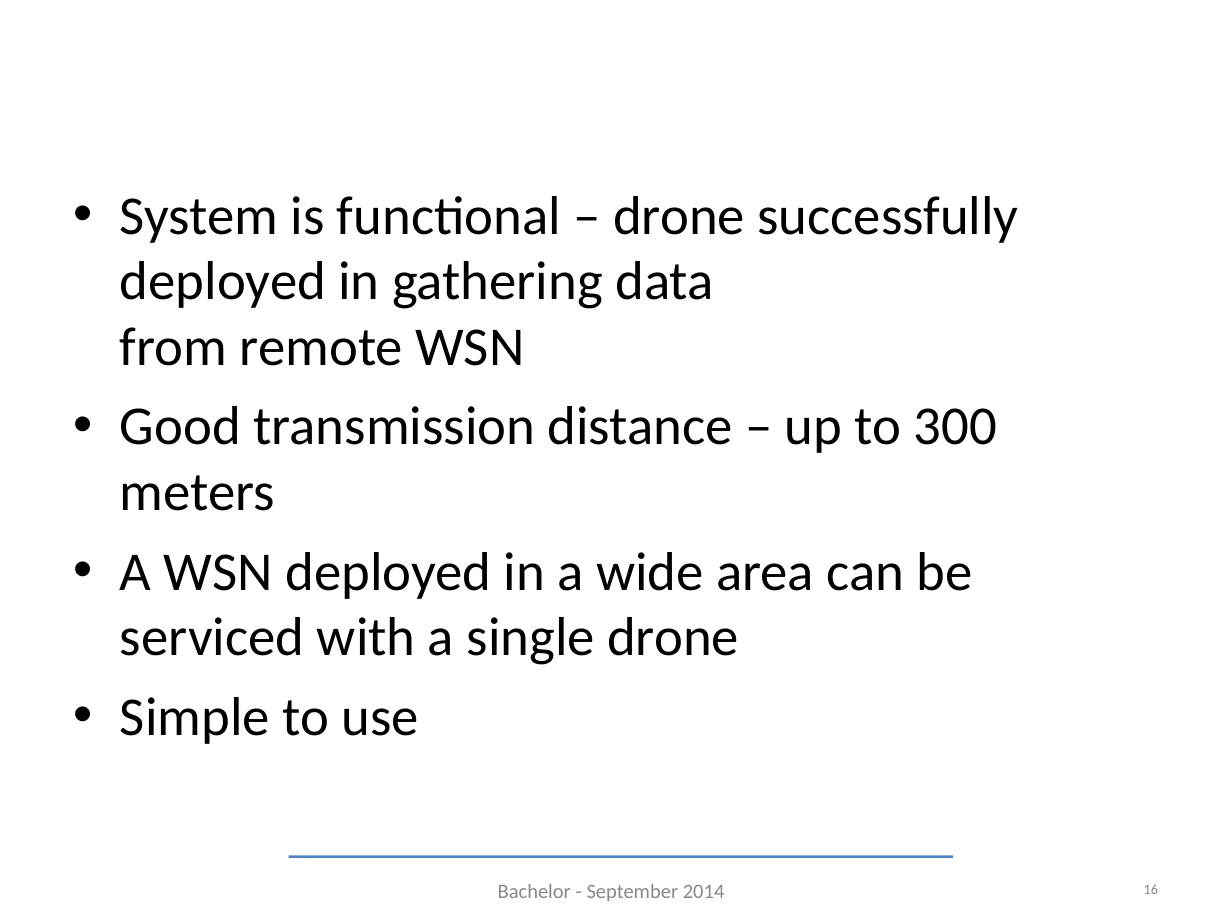
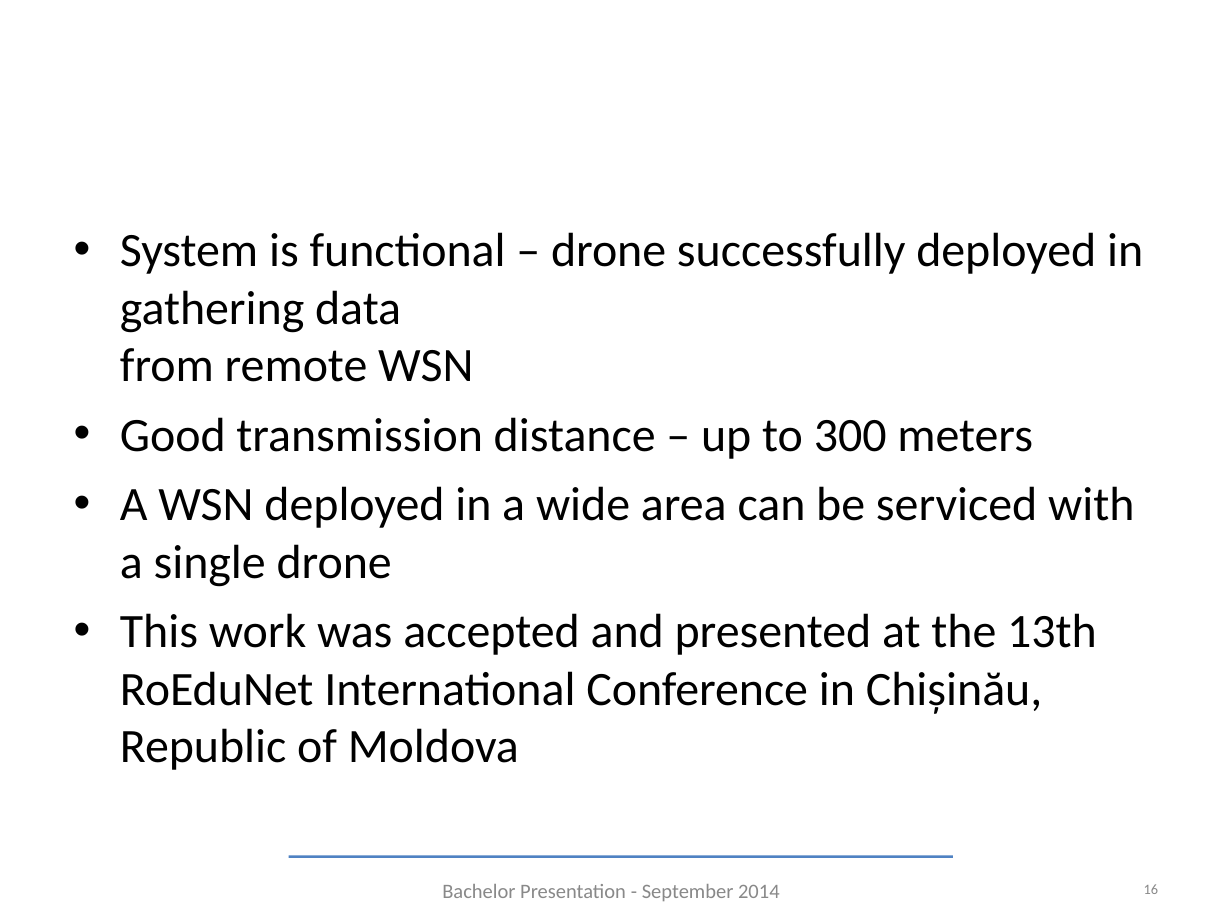
Before and after one commit to TudorVisan/Diploma, a slide deck: slide 16 of ioan.deaconu/prez/bachelor-september.ppt. Drawn at 1232x924 pixels with LibreOffice and Linux fonts; fonts in the diff are those of the drawing; background and template pictures are left out. Boxes give left, top, right and bottom in pixels: in the first picture for what was removed or moved away, otherwise in the second. Text is boxed around its words. In the diff, an @@ line names an element or a change of style, - is before the commit and + after.

```diff
--- a/ioan.deaconu/prez/bachelor-september.ppt
+++ b/ioan.deaconu/prez/bachelor-september.ppt
@@ text at (120, 232, 1143, 587): size 32 to 28 pt in "System is functional – drone successfully deployed ...", "Good transmission distance – up to 300 ...", "A WSN deployed in a wide area ..."; less space between paragraphs @@
@@ text at (120, 613, 1097, 770): text changed; size 32 to 28 pt @@
-• Simple to use
+• This work was accepted and presented at the 13th RoEduNet International Conference in Chișinău, Republic of Moldova
@@ text at (442, 884, 780, 901): text changed @@
-Bachelor - September 2014
+Bachelor Presentation - September 2014
```
Also in this commit, not shown: 15 other slides changed, 1 slide removed, 1 other file.
